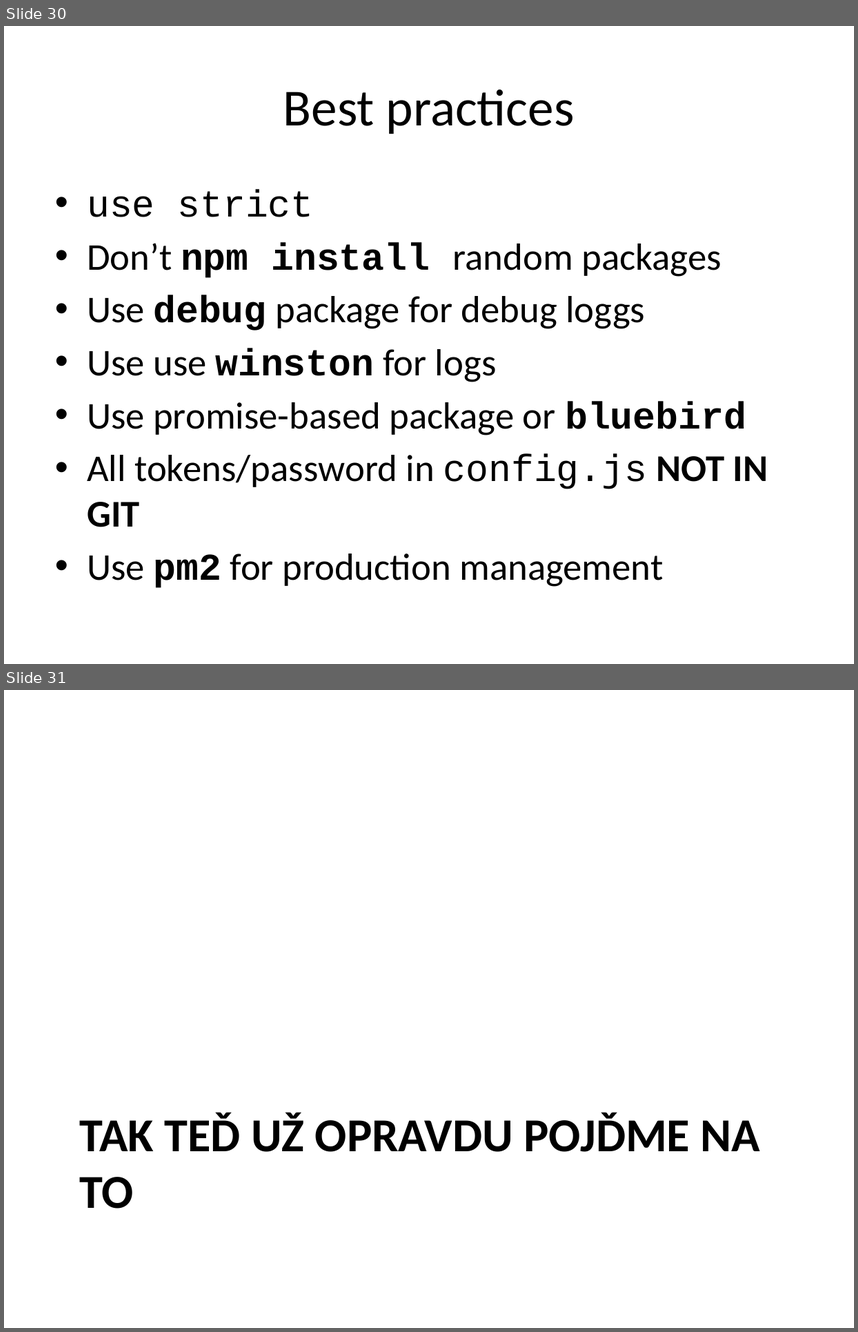
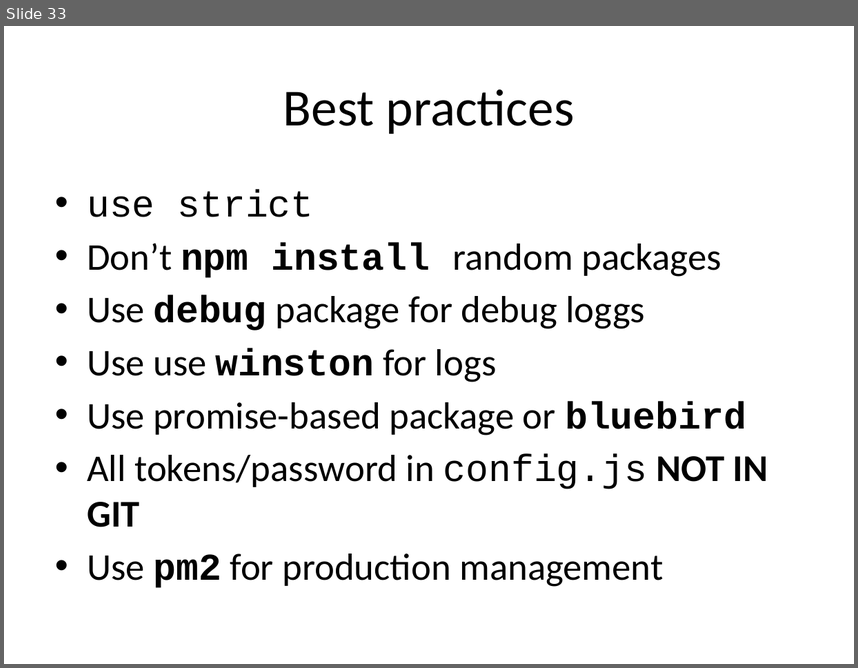
Before and after one commit to etnetera-activate/node-minicourse, a slide deck: node-uvod.pptx. Shown one above the other, each under a label of ours: slides 30 and 31 before the commit, slide 33 after it. The pictures are 858x1332 and 858x668 pixels, drawn with LibreOffice and Linux fonts; fonts in the diff are those of the drawing; background and template pictures are left out. Boxes give left, top, right and bottom in pixels: in the first picture for what was removed or moved away, otherwise in the second. Text is boxed around its words. In the diff, an @@ line names an element or a change of style, - is before the commit and + after.

```diff
--- a/node-uvod.pptx
+++ b/node-uvod.pptx
@@ slide 31 removed at (x1=4, y1=690, x2=854, y2=1328), background #FFFFFF @@
@@ title removed at (x1=80, y1=1112, x2=760, y2=1208) @@
-TAK TEĎ UŽ OPRAVDU POJĎME NA TO
@@ what was slide 30 is now slide 33 @@
```
Also in this commit, not shown: 4 slides changed, 6 slides added, 1 other slide removed, 6 other files.
